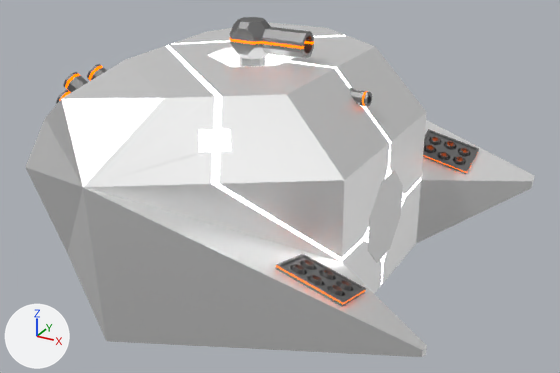
Two versions of the Blender file Pouic/Assets/Models/Corp Novva.blend, one commit apart.
The view is the same before and after, from a camera (50 mm lens) standing at (1.62, -2.52, 1.59) and looking at (0.23, -0.01, 0.33). The axes (+X, +Y, +Z) are drawn at lower left. The lights are the same throughout.

In view in the first picture: 'Body', 'Canon', 'Face Module', 'HeadBear', 'Mortier', 'Nuer'.
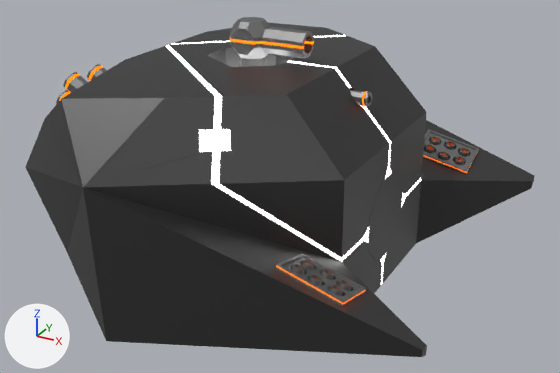
Pixel boxes [x1, y1, x2, y2] of what changed, in the pictures (560 x 373 px):
part 1 of me_cube, recoloured
    both: [26, 112, 535, 357]
part 2 of me_cube_001, recoloured
    both: [368, 170, 403, 263]
part 3 of me_cube_006, recoloured (white to grey)
    both: [45, 22, 426, 187]

Patch to the scene script:
```diff
--- a/Pouic/Assets/Models/Corp Novva.blend.py
+++ b/Pouic/Assets/Models/Corp Novva.blend.py
@@ mat_fer28 @@
+mat_fer28 = principled_material('Fer28')
+mat_fer28.base_color = (0.0732, 0.0732, 0.0732)  # dark grey #4c4c4c
+mat_fer28.metallic = 0.8
@@ me_cube @@
 me_cube.from_pydata(...)  # 573 vertices, 457 faces; spans x -0.97..1.0, y -0.85..0.85, z -0.35..0.25
 # used by ob_body; location = (0.088, 0.0, 0.355)
+# me_cube part 1: all 174 faces that had it switch from mat_fer1 (white #ffffff) to mat_fer28 (dark grey #4d4d4d)
 me_cube.materials.append(mat_laid1_001)
@@ me_cube_001 @@
 me_cube_001.from_pydata(...)  # 371 vertices, 271 faces; spans x -0.97..0.96, y -0.97..0.97, z -0.97..0.97
 # used by ob_face_module; location = (0.452, 0.0, 0.3); scale = (0.249, 0.249, 0.249)
-me_cube_001.materials.append(mat_matériau_019)  # white #ffffff
+# me_cube_001 part 2: all 107 faces that had it switch from mat_matériau_018 (white #e7e7e7) to mat_fer28 (dark grey #4d4d4d)
+me_cube_001.materials.append(mat_laid1_001)  # white #ffffff
@@ me_cube_006 @@
 me_cube_006.from_pydata(...)  # 167 vertices, 130 faces; spans x -0.62..0.68, y -0.85..0.85, z -0.1..0.15
 # used by ob_headbear; location = (0.007, -0.003, 0.699)
-me_cube_006.materials.append(mat_laid1_002)  # white #ffffff
+# me_cube_006 part 3: all 46 faces that had it switch from mat_fer1_001 (white #ffffff) to mat_fer28 (dark grey #4d4d4d)
+me_cube_006.materials.append(mat_laid1_001)  # white #ffffff
```
